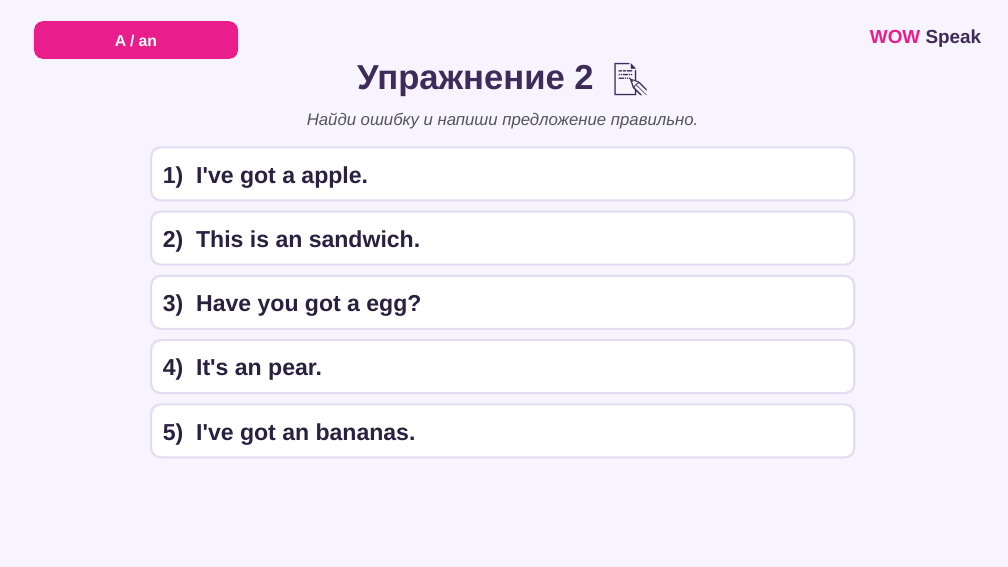
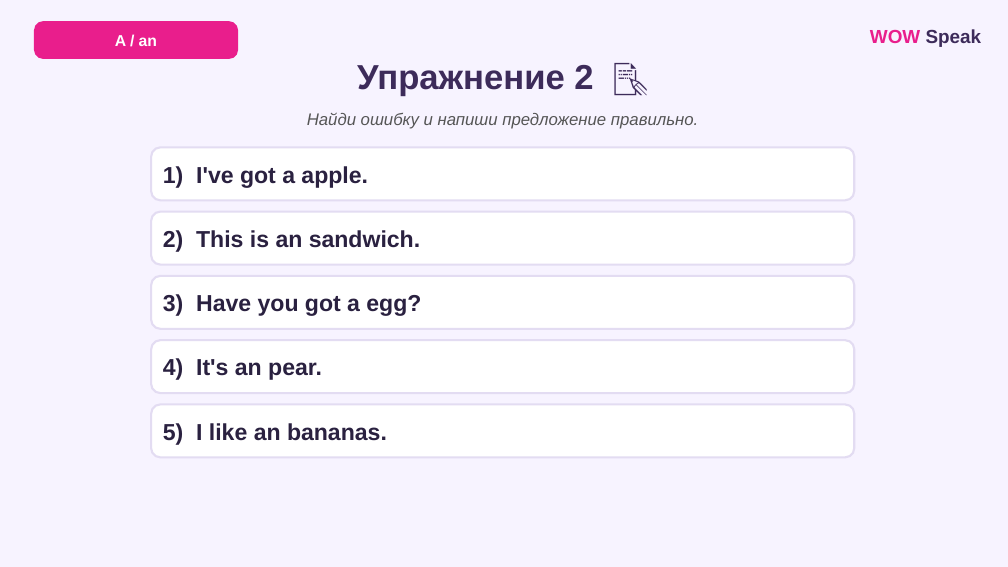
Before and after one commit to wowspeakschool-lang/classroom, a slide deck: slide 5 of vebinary/03.12_A-an/7-9/WOW_Speak_A_An_Food_7-9_SELFSTUDY.pptx. Drawn at 1008x567 pixels with LibreOffice and Linux fonts; fonts in the diff are those of the drawing. Boxes give left, top, right and bottom in pixels: in the first picture for what was removed or moved away, otherwise in the second. Text is boxed around its words. In the diff, an @@ line names an element or a change of style, - is before the commit and + after.

```diff
--- a/vebinary/03.12_A-an/7-9/WOW_Speak_A_An_Food_7-9_SELFSTUDY.pptx
+++ b/vebinary/03.12_A-an/7-9/WOW_Speak_A_An_Food_7-9_SELFSTUDY.pptx
@@ text in rounded rectangle at (163, 423, 387, 445): text changed @@
-5) I've got an bananas.
+5) I like an bananas.
```
Also in this commit, not shown: 1 other slide changed, 7 other files.
